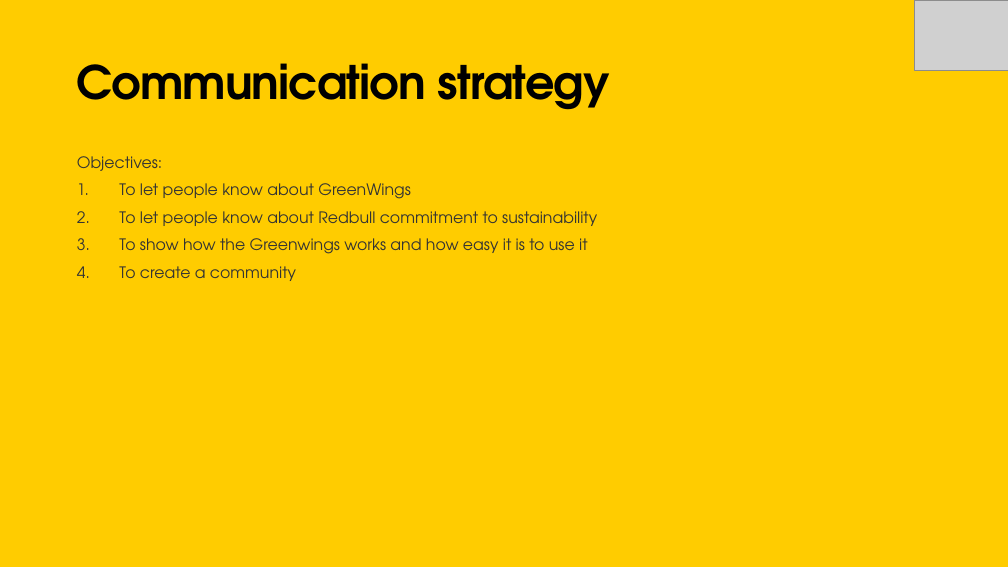
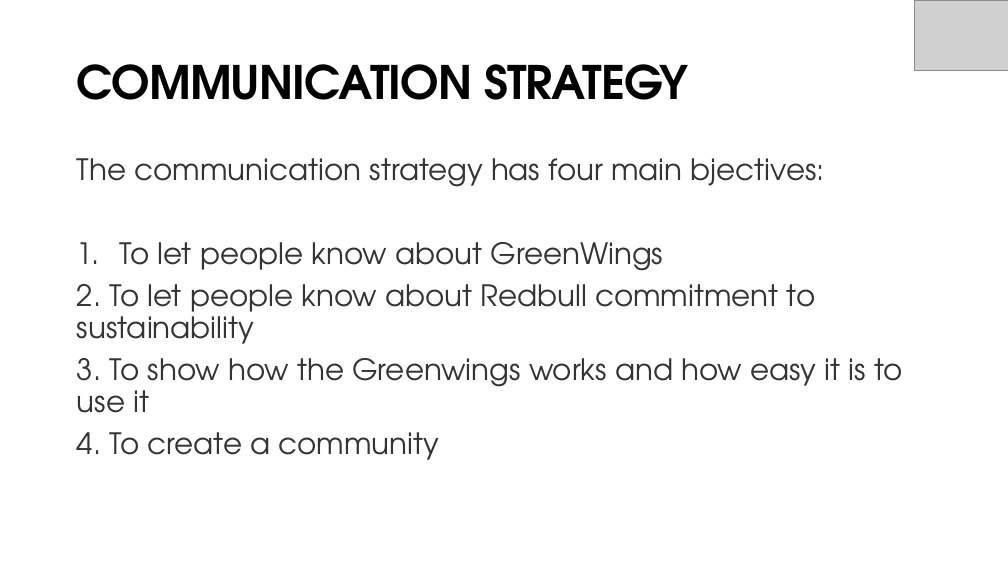
Before and after one commit to Annanardo/REDBULL---Wings-for-Sustainability, a slide deck: slide 11 of WingsforSustainability.pptx. Drawn at 1008x567 pixels with LibreOffice and Linux fonts; fonts in the diff are those of the drawing; grey boxes stand for pictures. Boxes give left, top, right and bottom in pixels: in the first picture for what was removed or moved away, otherwise in the second. Text is boxed around its words. In the diff, an @@ line names an element or a change of style, - is before the commit and + after.

```diff
--- a/WingsforSustainability.pptx
+++ b/WingsforSustainability.pptx
@@ background #FFCC00 to #FFFFFF @@
@@ title at (x1=77, y1=64, x2=688, y2=100): text changed @@
-Communication strategy
+COMMUNICATION STRATEGY
@@ text at (x1=77, y1=158, x2=825, y2=187): text changed; size 15 to 28 pt @@
-Objectives:
+The communication strategy has four main bjectives:
@@ text at (x1=119, y1=242, x2=664, y2=271): size 15 to 28 pt in "To let people know about GreenWings" @@
@@ text at (x1=77, y1=284, x2=902, y2=460): text changed; size 15 to 28 pt @@
-2. To let people know about Redbull commitment to sustainability
-3. To show how the Greenwings works and how easy it is to use it
-4. To create a community
+2. To let people know about Redbull commitment to sustainability
+3. To show how the Greenwings works and how easy it is to use it
+4. To create a community
```
Also in this commit, not shown: 22 other slides changed.
